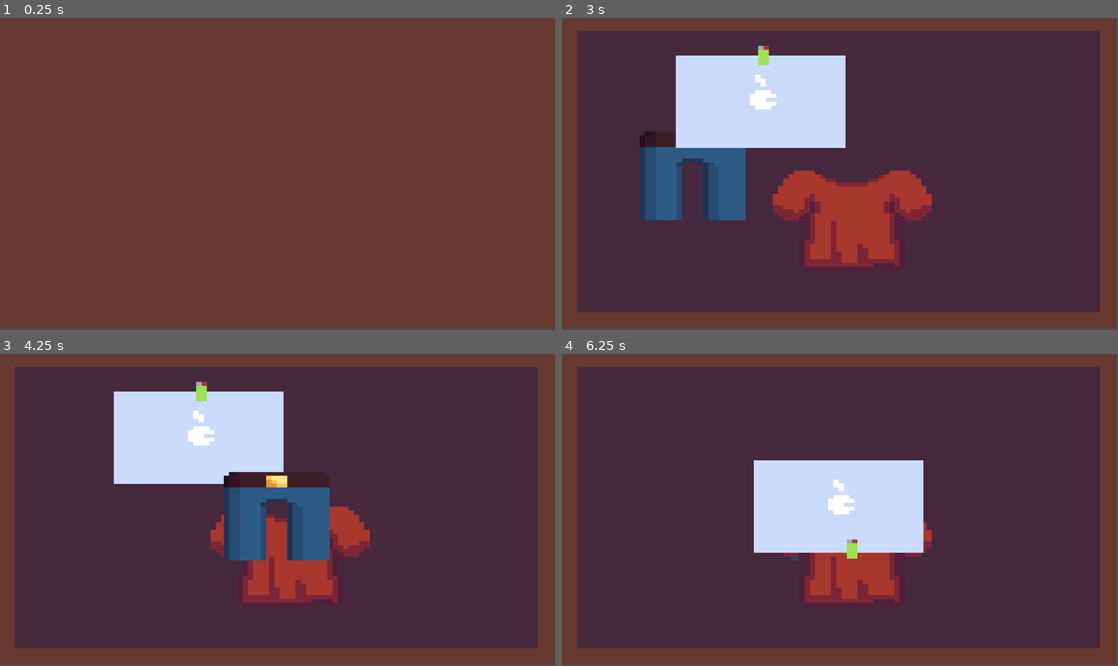
Above: before the commit, frames 1-4 (two rows, left to right).
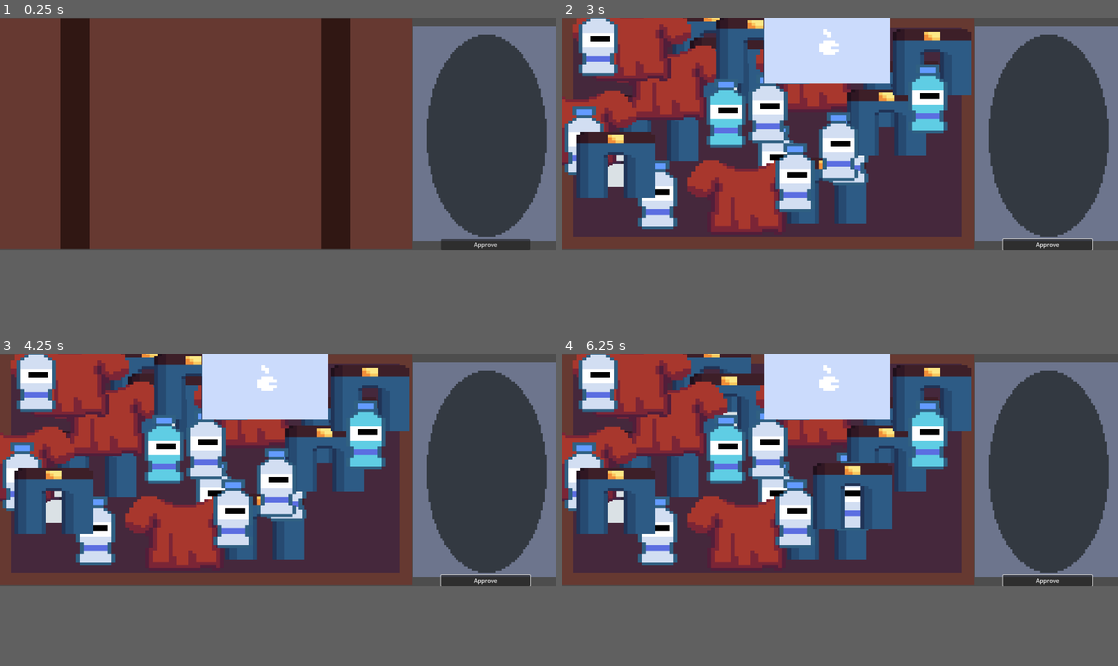
Above: after the commit, the same moments.

Repository: PotatoJson/Prototype-3-Luggage
Game: Godot game, scene res://scenes/main.tscn
The game is run twice, just before and just after one commit, with the same random seed, the same clock (stepped at 60 frames per second) and the same inputs.
Inputs (mouse positions are in pixels of both pictures, inside the frame that each line leads up to):
- Up to frame 1 (0.25 s): no input
- Up to frame 2 (3 s): click (1045, 323) at 0.5 s, where only the run after the commit has a clickable "Approve"; click (1045, 323) at 1.25 s, where only the run after the commit has a clickable "Approve"; click (1045, 323) at 2 s, where only the run after the commit has a clickable "Approve"; tap Enter at 2.75 s; drag from (840, 170) to (895, 105) at 2.77 s
- Up to frame 3 (4.25 s): tap Space at 3.5 s; drag from (133, 503) to (278, 506) at 3.52 s
- Up to frame 4 (6.25 s): tap Enter at 4.25, 5.75 s; move the mouse to (851, 544) at 4.27 s; click (851, 544) at 4.42 s; tap Space at 5 s; drag from (762, 438) to (840, 506) at 5.02 s; drag from (762, 388) to (851, 544) at 5.77 s
In our replay, the window is 799x449 before the commit and 800x334 after it. These sizes can differ from the game's own. Grey fills any space a smaller window leaves; there, only what the larger window draws over its background counts as a difference.

The runs differ from the first frame. In frame 1, 27% of the frame differs, in the area x 0-100%, y 0-100%; in frame 2, 57%; in frame 3, 56%; in frame 4, 57%.

Commit message:
changed textures, added trashcan, added approve button, and made the game loop infinitely

Diff:
--- a/project.godot
+++ b/project.godot
@@ -15,6 +15,10 @@
 config/features=PackedStringArray("4.5", "GL Compatibility")
 config/icon="res://icon.svg"
 
+[display]
+
+window/size/viewport_width=1552
+
 [rendering]
 
 textures/canvas_textures/default_texture_filter=0
--- a/scenes/main.tscn
+++ b/scenes/main.tscn
@@ -1,9 +1,30 @@
-[gd_scene load_steps=2 format=3 uid="uid://dal4hmr3sd6vx"]
+[gd_scene load_steps=4 format=3 uid="uid://dal4hmr3sd6vx"]
 
 [ext_resource type="PackedScene" uid="uid://c43lsumc8qmvc" path="res://scenes/luggage.tscn" id="1_o5qli"]
+[ext_resource type="Script" uid="uid://bhturmw3ayeq" path="res://scripts/main.gd" id="1_sugp2"]
+[ext_resource type="PackedScene" uid="uid://del15cit158x2" path="res://scenes/trashcan.tscn" id="2_0wfyh"]
 
 [node name="Node2D" type="Node2D"]
 scale = Vector2(11, 8)
+script = ExtResource("1_sugp2")
 
 [node name="Luggage" parent="." instance=ExtResource("1_o5qli")]
 position = Vector2(49.636364, 37.625)
+
+[node name="Trashcan" parent="." instance=ExtResource("2_0wfyh")]
+position = Vector2(123.00001, 41.375)
+
+[node name="CanvasLayer" type="CanvasLayer" parent="."]
+
+[node name="ApproveButton" type="Button" parent="CanvasLayer"]
+anchors_preset = 3
+anchor_left = 1.0
+anchor_top = 1.0
+anchor_right = 1.0
+anchor_bottom = 1.0
+offset_left = -321.0
+offset_top = -31.0
+offset_right = -72.0
+grow_horizontal = 0
+grow_vertical = 0
+text = "Approve"
--- /dev/null
+++ b/scenes/trashcan.tscn
@@ -0,0 +1,19 @@
+[gd_scene load_steps=3 format=3 uid="uid://del15cit158x2"]
+
+[ext_resource type="Texture2D" uid="uid://us1uns2trtqb" path="res://assets/TrashCan.png" id="1_dqkxp"]
+
+[sub_resource type="CapsuleShape2D" id="CapsuleShape2D_1btkc"]
+radius = 15.0
+height = 92.0
+
+[node name="Trashcan" type="Area2D" groups=["Trashcan"]]
+
+[node name="Sprite2D" type="Sprite2D" parent="."]
+position = Vector2(0.5, -1)
+scale = Vector2(0.5, 0.75)
+texture = ExtResource("1_dqkxp")
+
+[node name="CollisionShape2D" type="CollisionShape2D" parent="."]
+position = Vector2(0.5, 0)
+scale = Vector2(0.5, 0.75)
+shape = SubResource("CapsuleShape2D_1btkc")
--- a/scripts/Item.gd
+++ b/scripts/Item.gd
@@ -1,7 +1,8 @@
-# Item.gd
 extends Area2D
 
 class_name Item
+
+var is_contraband: bool = false
 
 # --- Static variables (shared by all items) ---
 static var item_currently_dragged = null
@@ -20,6 +21,7 @@
 
 		if event.is_pressed():
 			# --- PICK UP LOGIC ---
+			# This part is fine, as we MUST click *on* the item to pick it up.
 			if item_currently_dragged == null:
 				is_being_dragged = true
 				item_currently_dragged = self
@@ -28,11 +30,37 @@
 				current_top_z += 1
 				z_index = current_top_z
 
-		else:
-			# --- DROP LOGIC ---
-			if is_being_dragged:
-				is_being_dragged = false
-				item_currently_dragged = null
+		# --- WE REMOVE THE "ELSE" (DROP) LOGIC FROM HERE ---
+
+# We move the "DROP" logic to a function that can catch
+# a mouse release *anywhere* on the screen.
+func _unhandled_input(event):
+	# This function runs for *all* items,
+	# so we only care about the one *currently* being dragged.
+	if not is_being_dragged:
+		return
+
+	# Now we check for the mouse release
+	if event is InputEventMouseButton and event.button_index == MOUSE_BUTTON_LEFT:
+		if not event.is_pressed():
+
+			# --- DROP LOGIC (MOVED HERE) ---
+			is_being_dragged = false
+			item_currently_dragged = null # Release the drag lock
+
+			# --- NEW CODE: Check for Trashcan ---
+			# Get a list of all areas this item is overlapping
+			var overlapping_areas = get_overlapping_areas()
+			for area in overlapping_areas:
+				# Check if any of them are in the "Trashcan" group
+				if area.is_in_group("Trashcan"):
+					queue_free() # Delete the item
+					break # Stop checking
+			# --- END OF NEW CODE ---
+
+			# We handled this "drop" input, so stop other nodes
+			# from processing this mouse release.
+			get_viewport().set_input_as_handled()
 
 func _process(delta):
 	if is_being_dragged:
--- a/scripts/Luggage.gd
+++ b/scripts/Luggage.gd
@@ -1,15 +1,19 @@
 # Luggage.gd
 extends Area2D
+class_name Luggage
 
 const ITEM_SCENE = preload("res://scenes/Item.tscn")
 
 var common_items = [
 	"res://assets/pants.png",
-	"res://assets/Laptop.png",
 	"res://assets/Sock.png",
-	"res://assets/shirt.png"
+	"res://assets/shirt.png",
+	"res://assets/WaterEmpty.png"
 ]
 var rare_items = [
+	"res://assets/Laptop.png"
+]
+var contraband = [
 	"res://assets/Lighter.png",
 	"res://assets/Water.png",
 	"res://assets/Knife.png"
@@ -25,6 +29,8 @@
 # --- CORE FUNCTIONS ---
 
 func _ready():
+	print("--- LUGGAGE SCRIPT: _ready() has started. ---")
+
 	sprite_closed.visible = true
 	sprite_open.visible = false
 	item_container.visible = false
@@ -43,20 +49,30 @@
 	item_container.visible = true
 	collision_shape.disabled = true # Disables the luggage's *own* shape
 
+func get_all_remaining_items():
+	return item_container.get_children()
+
 # --- ITEM SPAWNING ---
 
 func populate_luggage():
-	var common_amount = randi_range(3, 5)
+	var common_amount = randi_range(20, 30)
 	for i in common_amount:
 		var random_texture_path = common_items.pick_random()
-		spawn_item(random_texture_path)
+		spawn_item(random_texture_path, false)
 
 	if randf() < 1:
 		var random_texture_path = rare_items.pick_random()
-		spawn_item(random_texture_path)
+		spawn_item(random_texture_path, false)
 
-func spawn_item(texture_path: String):
+	var contraband_amount = randi_range(0, 3)
+	for i in contraband_amount:
+		var random_texture_path = contraband.pick_random()
+		spawn_item(random_texture_path, true)
+
+func spawn_item(texture_path: String, is_contraband_item: bool):
 	var item_instance = ITEM_SCENE.instantiate()
+
+	item_instance.is_contraband = is_contraband_item
 
 	var sprite = item_instance.get_node("ItemSprite")
 	sprite.texture = load(texture_path)
--- /dev/null
+++ b/scripts/main.gd
@@ -0,0 +1,40 @@
+# Main.gd (Simplified Reloading Version)
+extends Node2D
+
+# We only need a reference to the button and the luggage
+@onready var approve_button = $CanvasLayer/ApproveButton
+@onready var current_luggage = $Luggage as Luggage # Find the luggage in the scene
+
+func _ready():
+	print("Main.gd: _ready() called.")
+
+	# Check if we found the luggage
+	if not is_instance_valid(current_luggage):
+		print("ERROR: Can't find the 'Luggage' node in Main.tscn!")
+		return
+
+	# Connect the button
+	approve_button.pressed.connect(_on_approve_pressed)
+	print("Main.gd: Ready. Waiting for approve press.")
+
+func _on_approve_pressed():
+	print("Main.gd: Approve button pressed.")
+
+	if not is_instance_valid(current_luggage):
+		print("Main.gd: ERROR! current_luggage is not valid.")
+		return
+
+	# --- Check for Contraband ---
+	var remaining_contraband = 0
+	for item in current_luggage.get_all_remaining_items():
+		if item is Item and item.is_contraband:
+			remaining_contraband += 1
+
+	print("Main.gd: Found %s remaining contraband." % remaining_contraband)
+
+	if remaining_contraband == 0:
+		print("Main.gd: Correct! Reloading scene.")
+		# This is the only line we need to restart!
+		get_tree().reload_current_scene()
+	else:
+		print("Main.gd: Incorrect! You missed %s contraband." % remaining_contraband)
Binary file changed: assets/Closed Suitcase.png
Binary file changed: assets/Lighter.png
Binary file added: assets/TrashCan.png
Not shown, added: assets/TrashCan.png.import
Binary file added: assets/WaterEmpty.png
Not shown, added: assets/WaterEmpty.png.import
Binary file changed: assets/pants.png
Binary file changed: assets/shirt.png
Binary file changed: assets/sock.png
Not shown, added: export_presets.cfg
Binary file added: index.apple-touch-icon.png
Not shown, added: index.apple-touch-icon.png.import
(and 13 more such lines)
